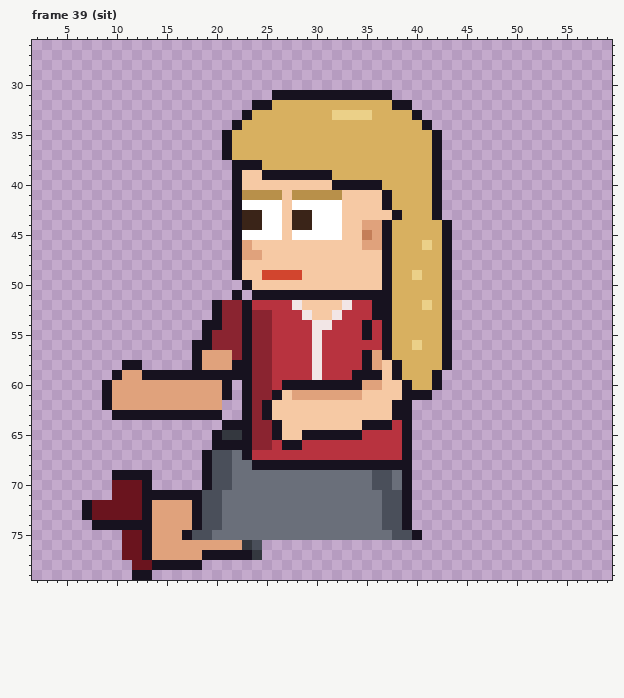
Pixel-art file: sprites/clients/client_karen_left_anim.aseprite. The first picture shows the starting point.
64x80 pixels, 129 frames. Shown: frame 39 (sit): x 2..59, y 26..79. The commit also changed other frames, which this record leaves out.
Now the later version:
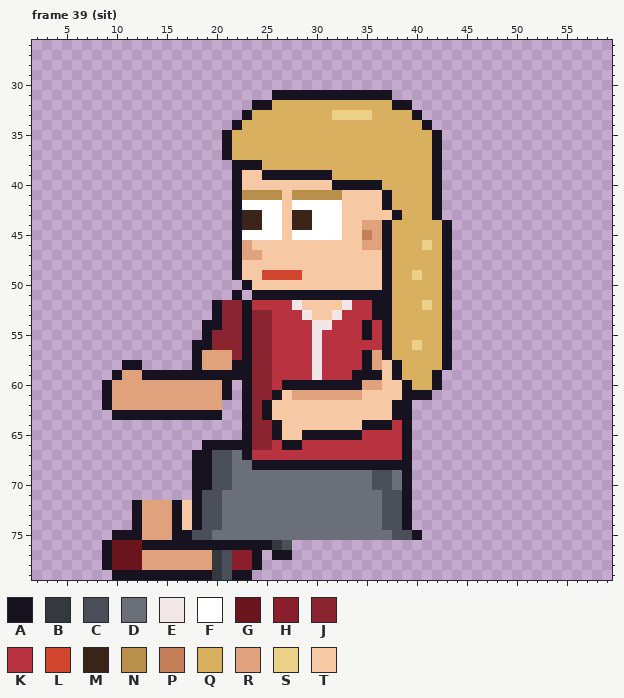
Palette (. is transparent): A #17121f  B #34383f  C #4a4f5a  D #6a6f7a  E #f2e6e6  F #ffffff  G #6a141e  H #8a1e2a  J #8a2430  K #b8333f  L #d2452e  M #3a2418  N #b8904a  P #c47e58  Q #d8b060  R #e0a27c  S #ebd088  T #f6c9a4
Changes in this commit:
{"where": "frame 39 (sit), layers \"Pants\", \"Shoes\""}
{"frame":39,"y":64,"x":21,"old":"AA","new":".."}
{"frame":39,"y":65,"x":20,"old":"ABB","new":"..."}
{"frame":39,"y":66,"x":19,"old":".","new":"A"}
{"frame":39,"y":67,"x":18,"old":".","new":"A"}
{"frame":39,"y":68,"x":18,"old":".","new":"A"}
{"frame":39,"y":69,"x":10,"old":"AAAA","new":"...."}
{"frame":39,"y":69,"x":18,"old":".","new":"A"}
{"frame":39,"y":70,"x":10,"old":"GGGA","new":"...."}
{"frame":39,"y":70,"x":18,"old":".","new":"A"}
{"frame":39,"y":71,"x":10,"old":"GGGAAAAA","new":"........"}
{"frame":39,"y":72,"x":7,"old":"AGGGGGA","new":".....AR"}
{"frame":39,"y":72,"x":16,"old":"RR","new":"AT"}
{"frame":39,"y":73,"x":7,"old":"AGGGGGA","new":".....AR"}
{"frame":39,"y":73,"x":16,"old":"RR","new":"AT"}
{"frame":39,"y":74,"x":8,"old":"AAAA","new":"...."}
{"frame":39,"y":74,"x":13,"old":"A","new":"R"}
{"frame":39,"y":74,"x":16,"old":"RR","new":"AT"}
{"frame":39,"y":75,"x":10,"old":".GGA","new":"AAAR"}
{"frame":39,"y":75,"x":16,"old":"R","new":"A"}
{"frame":39,"y":76,"x":9,"old":"..","new":"AG"}
{"frame":39,"y":76,"x":14,"old":"RRRRRRRRRBC...","new":"AAAAAAAAAAAABC"}
{"frame":39,"y":77,"x":9,"old":"..","new":"AG"}
{"frame":39,"y":77,"x":13,"old":"A","new":"R"}
{"frame":39,"y":77,"x":19,"old":"AAAAAB","new":"RBCHHA"}
{"frame":39,"y":77,"x":26,"old":"..","new":"AA"}
{"frame":39,"y":78,"x":9,"old":"...","new":"AGG"}
{"frame":39,"y":78,"x":13,"old":"GAAAAA......","new":"RRRRRRRBCHHA"}
{"frame":39,"y":79,"x":10,"old":"..","new":"AA"}
{"frame":39,"y":79,"x":14,"old":"..........","new":"AAAAAABCAA"}
{"label":"changed","picture_box":[82,420,292,580]}
